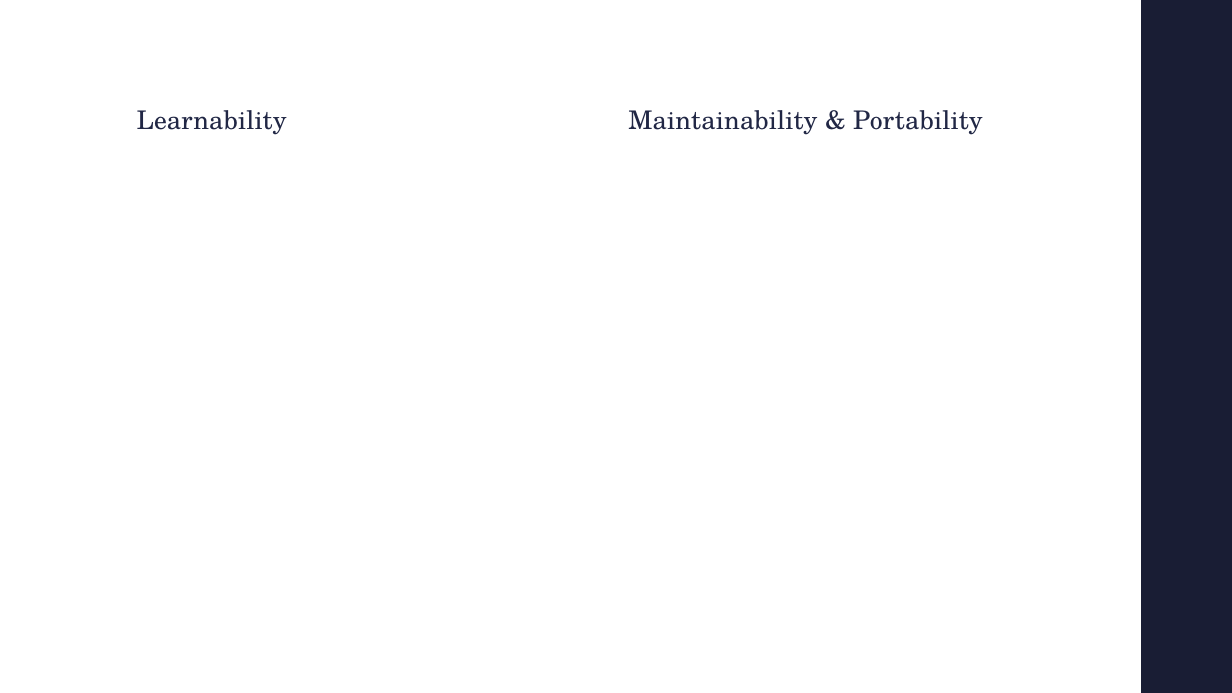
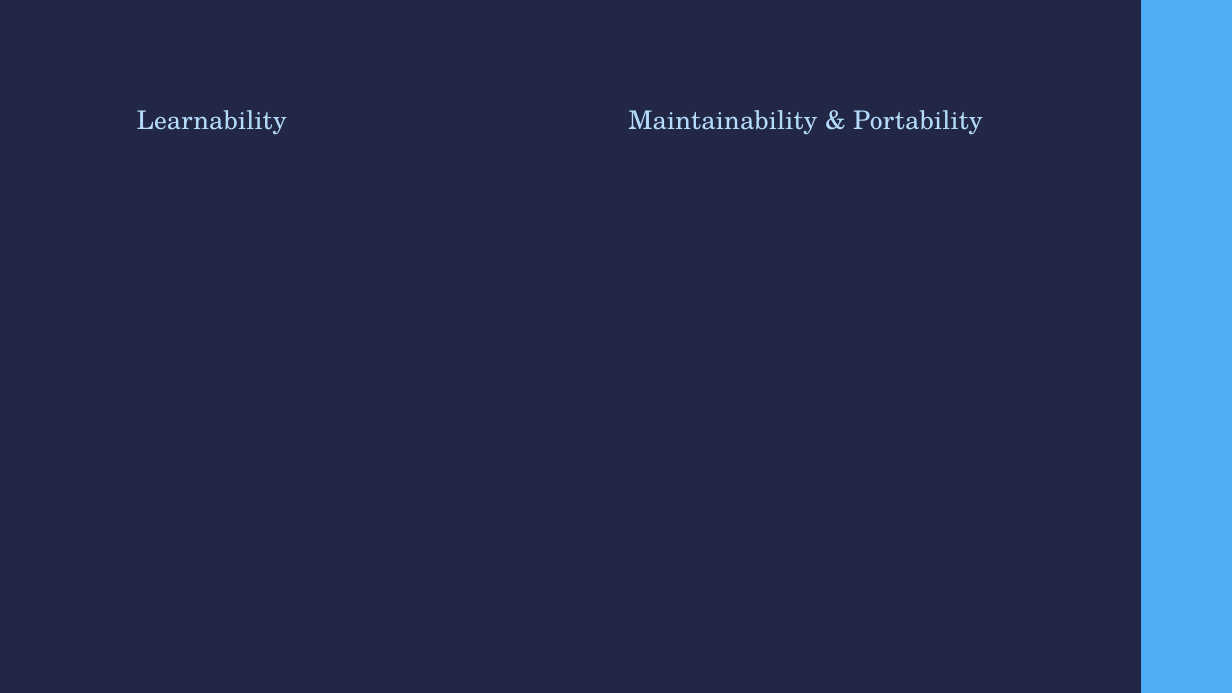
Before and after one commit to prajvinjalan/Namcap, a slide deck: slide 7 of Doc/FinalPresentation/NamcapFinalPresentation.pptx. Drawn at 1232x693 pixels with LibreOffice and Linux fonts; fonts in the diff are those of the drawing. Boxes give left, top, right and bottom in pixels: in the first picture for what was removed or moved away, otherwise in the second. Text is boxed around its words. In the diff, an @@ line names an element or a change of style, - is before the commit and + after.

Commit message:
Background Color Alteration to Presentation

```diff
--- a/Doc/FinalPresentation/NamcapFinalPresentation.pptx
+++ b/Doc/FinalPresentation/NamcapFinalPresentation.pptx
@@ background #FFFFFF to #212745 @@
@@ rectangle at <box>1141,0,1232,693</box>: fill #191D34 to #4FADF3 @@
@@ text "Learnability" at <box>137,110,287,135</box>: text colour #212745 to #B4DCFA @@
@@ text "Maintainability & Portability" at <box>628,110,982,135</box>: text colour #212745 to #B4DCFA @@
```
Also in this commit, not shown: 8 other slides changed.
